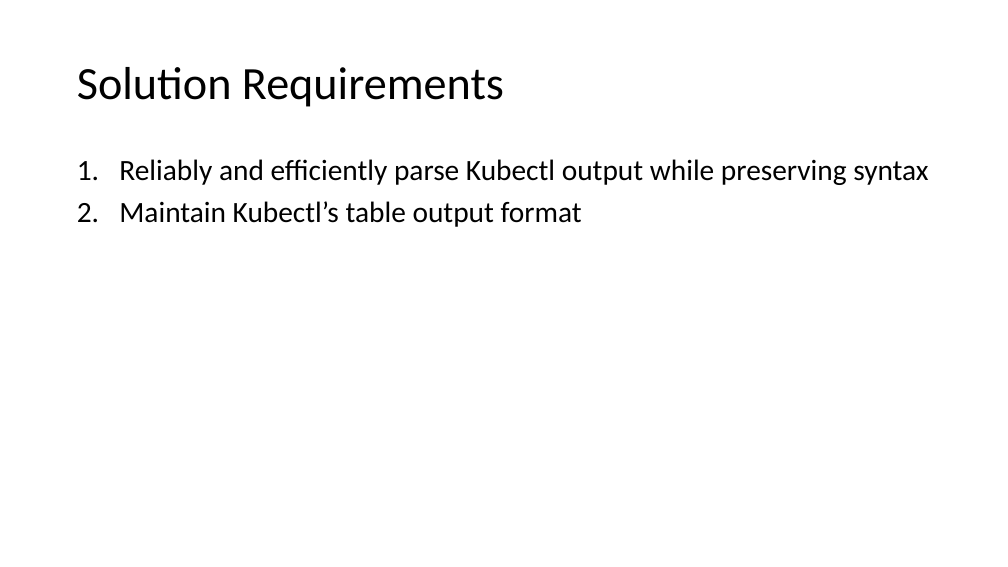
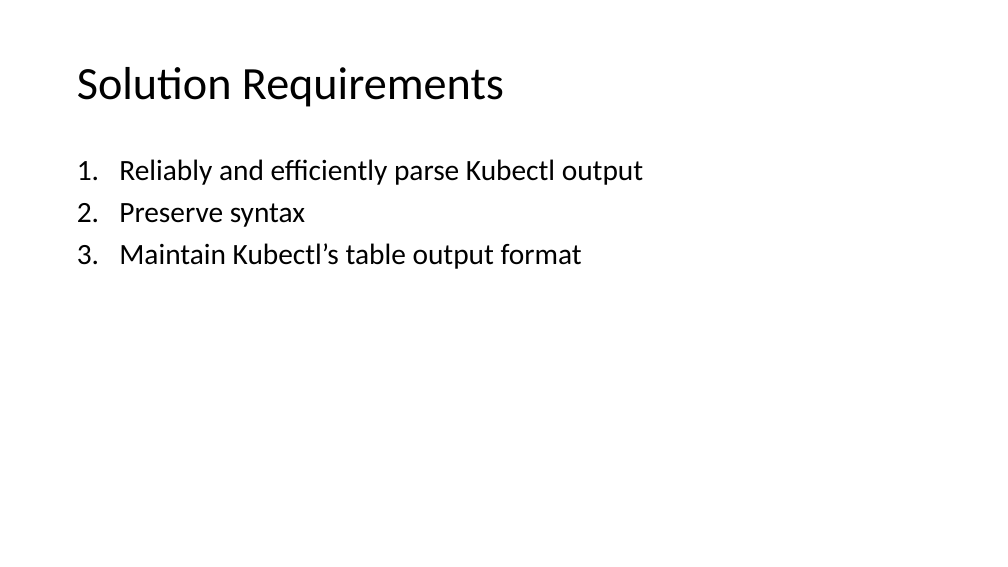
Before and after one commit to ThePoShWolf/Sessions, a slide deck: slide 7 of 2023-04-27 - Making Kubectl PowerShell friendly/PowerShell Summit 2023 - Making Kubectl PowerShell friendly.pptx. Drawn at 1008x567 pixels with LibreOffice and Linux fonts; fonts in the diff are those of the drawing; background and template pictures are left out. Boxes give left, top, right and bottom in pixels: in the first picture for what was removed or moved away, otherwise in the second. Text is boxed around its words. In the diff, an @@ line names an element or a change of style, - is before the commit and + after.

```diff
--- a/2023-04-27 - Making Kubectl PowerShell friendly/PowerShell Summit 2023 - Making Kubectl PowerShell friendly.pptx
+++ b/2023-04-27 - Making Kubectl PowerShell friendly/PowerShell Summit 2023 - Making Kubectl PowerShell friendly.pptx
@@ text at [119, 159, 643, 227]: text changed @@
-1. Reliably and efficiently parse Kubectl output while preserving syntax
+1. Reliably and efficiently parse Kubectl output
+2. Preserve syntax
```
Also in this commit, not shown: 1 other slide changed, 3 slides added.
